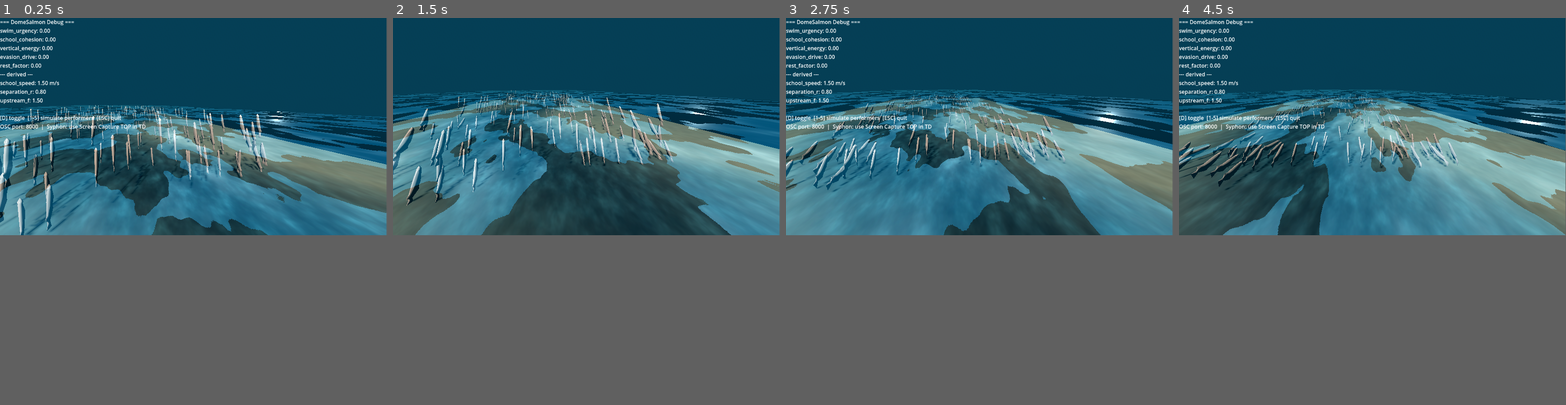
Above: before the commit, frames 1-4 (left to right).
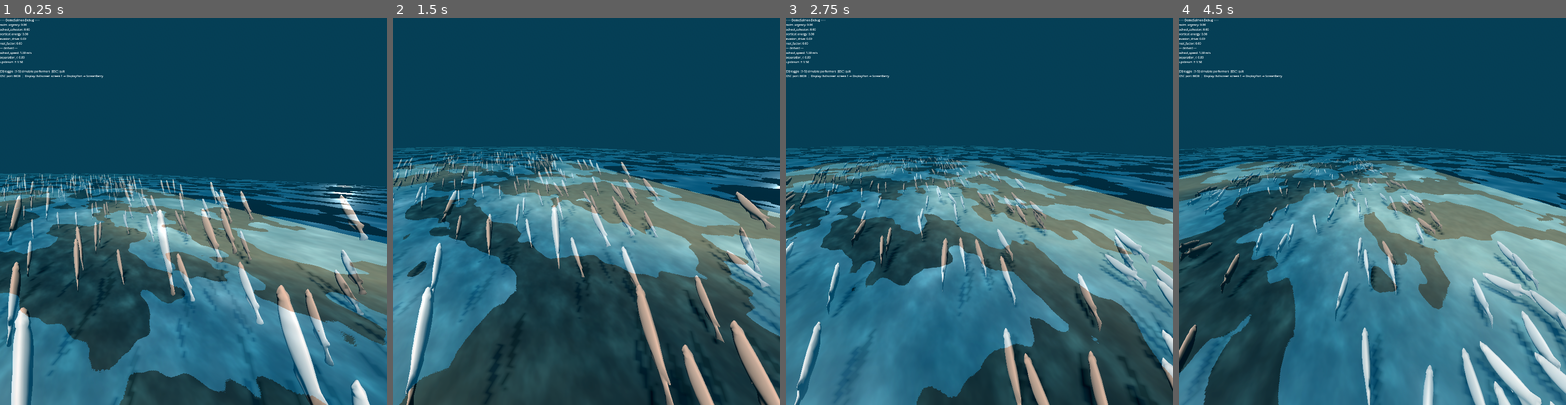
Above: after the commit, the same moments.

Repository: hollygrimm/dome-salmon
Game: Godot game, scene res://scenes/Main.tscn
Same seed, same stepped clock (60 frames per second), same inputs: the game is played once before the commit and once after it.
Inputs:
- Up to frame 1 (0.25 s): no input
- Up to frame 2 (1.5 s): tap Enter at 0.5 s; hold D 0.53-1.28 s; tap 1 at 0.6 s; tap 2 at 1.35 s
- Up to frame 3 (2.75 s): hold D from 2.03 s (still down); tap 3 at 2.1 s
- Up to frame 4 (4.5 s): tap 4 at 2.85 s; release D at 3.53 s; tap 5 at 3.6 s; tap 1 at 4.35 s
The window is 799x449 before the commit and 800x800 after it. Grey fills any space a smaller window leaves; there, only what the larger window draws over its background counts as a difference.

The runs differ from the first frame. In frame 1, 61% of the frame differs, in the area x 0-100%, y 0-100%; in frame 2, 52%; in frame 3, 66%; in frame 4, 66%.

Commit message:
feat: dome display config, fish orientation, and less-plasticky salmon body
- project.godot: square 2160 viewport, fullscreen mode, stretch aspect keep
  (letterboxes into 3840x2160 second display for the dome DisplayPort path);
  explicit scaling_3d/scale=1.0 so supersampling is one-line to tweak onsite
- Main.gd: launch fullscreen on screen index 1 when available; refresh debug
  overlay to reflect DisplayPort->ScreenBerry path (not the old Syphon/TD one)
- SalmonSchool.gd: fish_rotation_offset Z -80 -> -60, fish sit more horizontal
- salmon_body.gdshader: rougher back, softer belly, scale-pattern roughness
  variance, dropped specular, added fresnel rim for wet sheen

Co-Authored-By: Claude Opus 4.6 <noreply@anthropic.com>

Diff:
--- a/project.godot
+++ b/project.godot
@@ -15,6 +15,14 @@
 config/features=PackedStringArray("4.6", "Forward Plus")
 config/icon="res://icon.svg"
 
+[display]
+
+window/size/viewport_width=2160
+window/size/viewport_height=2160
+window/size/mode=3
+window/stretch/mode="viewport"
+window/stretch/aspect="keep"
+
 [autoload]
 
 OSCReceiver="*uid://c525npl5ihfwv"
@@ -27,3 +35,4 @@
 [rendering]
 
 rendering_device/driver.windows="d3d12"
+scaling_3d/scale=1.0
--- a/scripts/Main.gd
+++ b/scripts/Main.gd
@@ -43,9 +43,13 @@
 
 
 func _ready() -> void:
-	# Set window to 1920×1080 — TouchDesigner Screen Capture TOP grabs this
-	# Until a Godot 4 Syphon GDExtension exists, Screen Capture is the bridge.
-	DisplayServer.window_set_size(Vector2i(1920, 1080))
+	# Dome demo: launch fullscreen on the second display if present.
+	# Dome is 1:1 aspect; Mac Mini M4 second display maxes at 3840x2160,
+	# so a square viewport letterboxes cleanly via stretch aspect "keep".
+	var screen_count := DisplayServer.get_screen_count()
+	var target_screen := 1 if screen_count > 1 else 0
+	DisplayServer.window_set_current_screen(target_screen)
+	DisplayServer.window_set_mode(DisplayServer.WINDOW_MODE_FULLSCREEN)
 	DisplayServer.window_set_title("DomeSalmon — OSC Port 8000")
 	print("[Main] Ready. OSC listening on port 8000.")
 	print("[Main] Keyboard stubs: 1-5 to simulate performers, D to toggle debug.")
@@ -156,5 +160,5 @@
 		"=== DomeSalmon Debug ===\n" +
 		ParameterBank.debug_string() +
 		"\n[D] toggle  [1-5] simulate performers  [ESC] quit\n" +
-		"OSC port: 8000  |  Syphon: use Screen Capture TOP in TD"
+		"OSC port: 8000  |  Display: fullscreen screen 1 → DisplayPort → ScreenBerry"
 	)
--- a/scripts/SalmonSchool.gd
+++ b/scripts/SalmonSchool.gd
@@ -23,7 +23,7 @@
 @export var weight_cohesion:   float = 0.8
 @export var weight_upstream:   float = 1.2
 @export var fish_scale:          float = 25.0          # scale each fish instance — adjust for GLB models
-@export var fish_rotation_offset: Vector3 = Vector3(0, -90, -80) # degrees — fix mesh orientation (try Y: 90, -90, 180)
+@export var fish_rotation_offset: Vector3 = Vector3(0, -90, -60) # degrees — fix mesh orientation (try Y: 90, -90, 180)
 
 # --- River current coupling (set by Main.gd at runtime) ---
 ## RiverCurrent node providing flow-field samples. Optional — boids fall
@@ -232,7 +232,19 @@
 		# Soft boundary — push back toward spawn volume center
 		pos.x = _soft_clamp(pos.x, spawn_volume.x * 0.5)
 		pos.y = spawn_center_y + _soft_clamp(pos.y - spawn_center_y, spawn_volume.y * 0.5)
-		pos.z = spawn_center_z + _soft_clamp(pos.z - spawn_center_z, spawn_volume.z * 0.5)
+		# No Z soft-clamp — fish exit upstream and respawn at the downstream end
+		# (treadmill loop). Without this, 300 fish pile against the headwaters wall.
+		var upstream_end: float = spawn_center_z - spawn_volume.z * 0.5
+		var downstream_end: float = spawn_center_z + spawn_volume.z * 0.5
+		if pos.z < upstream_end:
+			pos.z = downstream_end
+			pos.x = randf_range(-spawn_volume.x * 0.5, spawn_volume.x * 0.5)
+			pos.y = spawn_center_y + randf_range(
+					-spawn_volume.y * 0.4, spawn_volume.y * 0.4)
+			vel = upstream_direction * 1.5 + Vector3(
+					randf_range(-0.3, 0.3),
+					randf_range(-0.1, 0.1),
+					randf_range(-0.3, 0.3))
 
 		_positions[i]  = pos
 		_velocities[i] = vel
--- a/shaders/salmon_body.gdshader
+++ b/shaders/salmon_body.gdshader
@@ -48,9 +48,18 @@
 	// Spawning coloration overlay (flanks turn red/pink)
 	body_col = mix(body_col, spawn_color, spawn_color_amount * (1.0 - belly_mask));
 
+	// Fake scale pattern — high-frequency stripes along body length,
+	// modulates roughness so light catches differently across flanks.
+	float scales = sin(UV.y * 180.0) * sin(UV.x * 120.0);
+	float scale_mask = 0.5 + 0.5 * scales;
+
 	ALBEDO = body_col.rgb * texture(texture_albedo, UV).rgb;
-	ROUGHNESS = 0.3;
-	METALLIC = 0.05;
-	// Subtle iridescence via specular
-	SPECULAR = 0.6;
+	// Wetter/rougher on the back, smoother on the belly; scales add variance.
+	ROUGHNESS = mix(0.65, 0.45, belly_mask) + scale_mask * 0.08;
+	METALLIC = 0.0;
+	SPECULAR = 0.35;
+
+	// Fresnel rim — wet sheen where light grazes the body edge.
+	float fresnel = pow(1.0 - clamp(dot(NORMAL, VIEW), 0.0, 1.0), 3.0);
+	ALBEDO += vec3(0.25, 0.32, 0.38) * fresnel * 0.4;
 }
